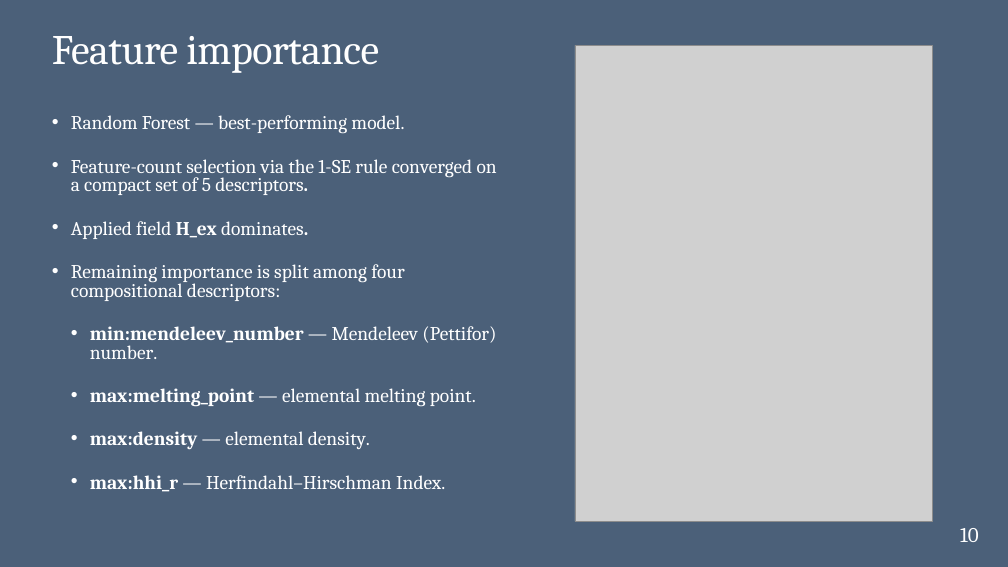
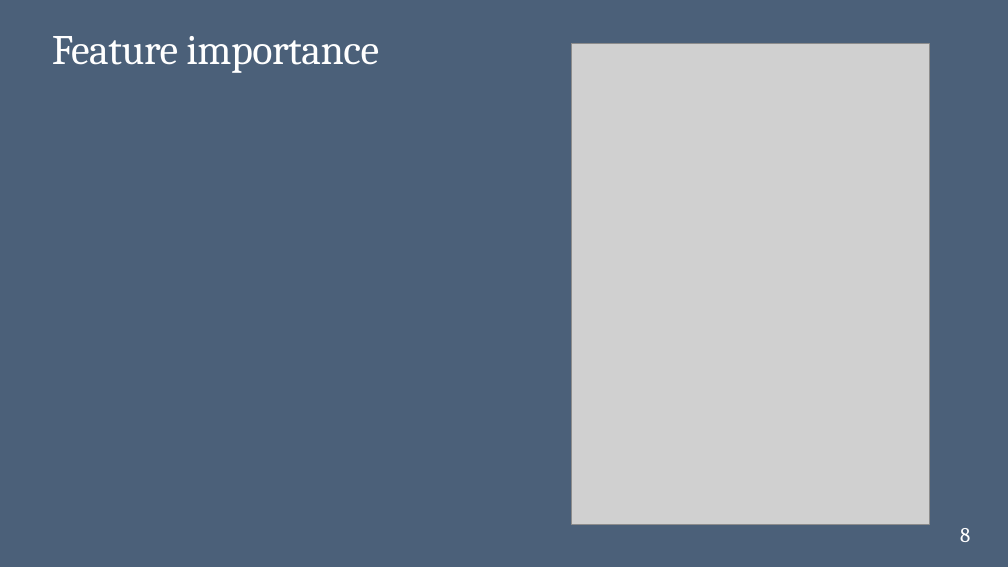
Before and after one commit to artemiikagramanian/MCE_predict, a slide deck: slide 8 of SISM_presentation_MCE_predict.pptx (slide 10 before the commit). Drawn at 1008x567 pixels with LibreOffice and Linux fonts; fonts in the diff are those of the drawing; grey boxes stand for pictures. Boxes give left, top, right and bottom in pixels: in the first picture for what was removed or moved away, otherwise in the second. Text is boxed around its words. In the diff, an @@ line names an element or a change of style, - is before the commit and + after.

Commit message:
+gridsearch, +RFECV for all models, without plots

```diff
--- a/SISM_presentation_MCE_predict.pptx
+++ b/SISM_presentation_MCE_predict.pptx
@@ picture: place and size @@
-picture at box(575, 45, 932, 521)
+picture at box(571, 43, 929, 524)
@@ text removed at box(71, 115, 497, 492) @@
-• Random Forest — best-performing model.
-• Feature-count selection via the 1-SE rule converged on a compact set of 5 descriptors.
-• Applied field H_ex dominates.
-• Remaining importance is split among four compositional descriptors:
-  • min:mendeleev_number — Mendeleev (Pettifor) number.
-  • max:melting_point — elemental melting point.
-  • max:density — elemental density.
-  • max:hhi_r — Herfindahl–Hirschman Index.
@@ page number at box(960, 528, 970, 542): text changed @@
-10
+8
```
Also in this commit, not shown: 5 other slides changed, 1 slide added, 3 slides removed, 21 other files.
